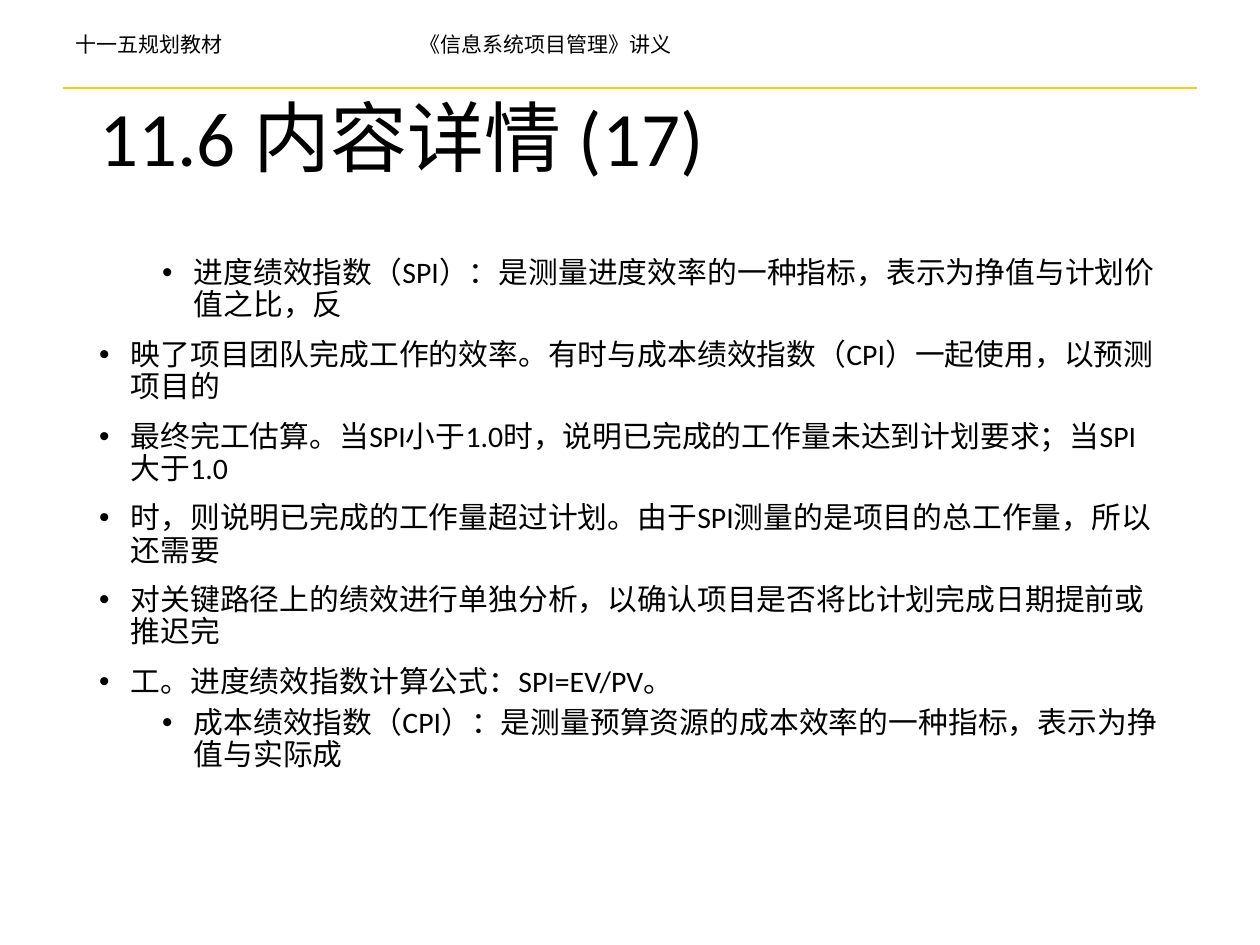
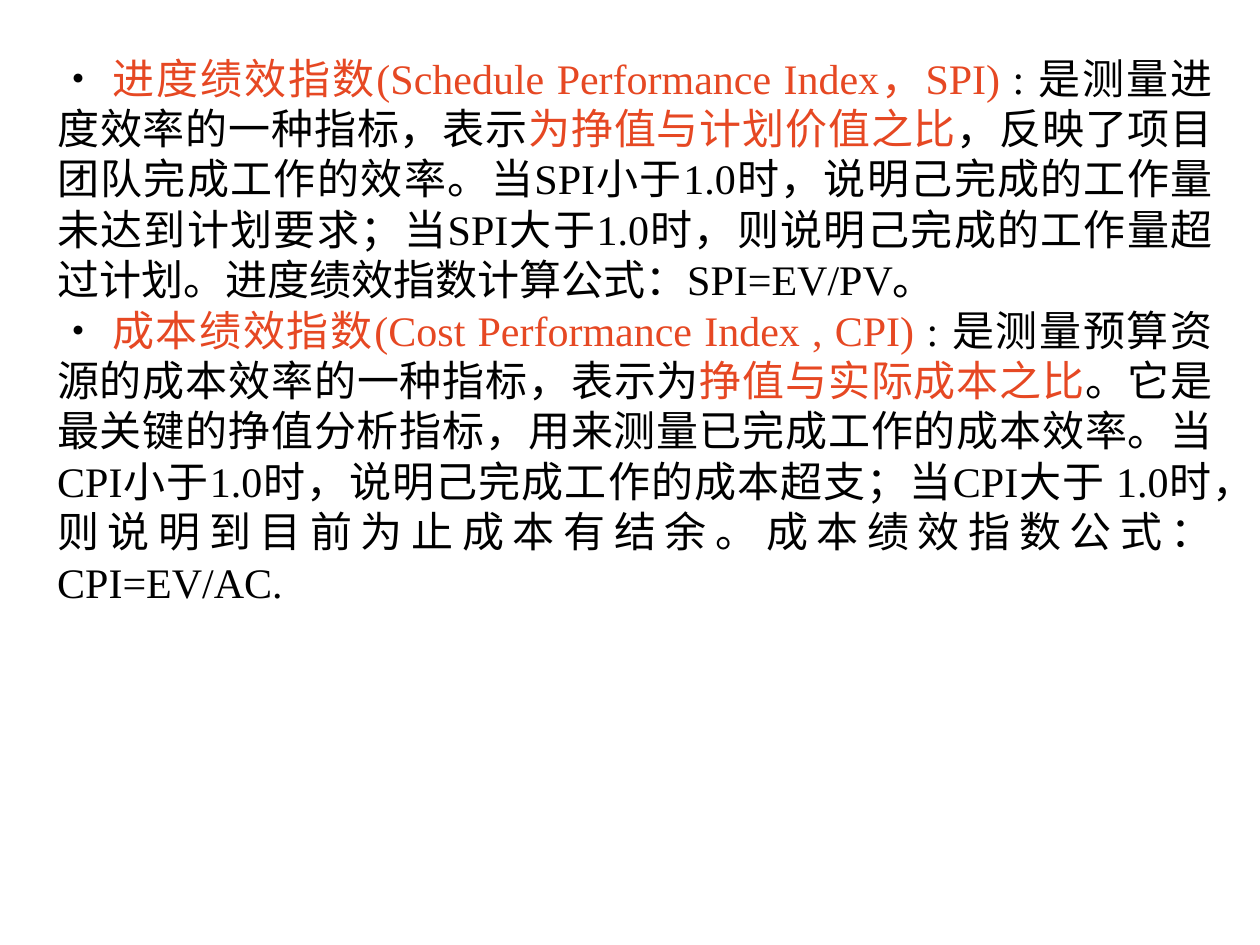
Before and after one commit to yanghui58/project_manager, a slide deck: slide 48 of 第5章 项目成本管理-yh.pptx (slide 63 before the commit). Drawn at 1260x945 pixels with LibreOffice and Linux fonts; fonts in the diff are those of the drawing; background and template pictures are left out. Boxes give left, top, right and bottom in pixels: in the first picture for what was removed or moved away, otherwise in the second. Text is boxed around its words. In the diff, an @@ line names an element or a change of style, - is before the commit and + after.

Commit message:
对项目成本管理进行了更新

```diff
--- a/第5章 项目成本管理-yh.pptx
+++ b/第5章 项目成本管理-yh.pptx
@@ text at box(57, 58, 1255, 599): text changed; size 17 to 24 pt; font Calibri to Times New Roman @@
-  • 进度绩效指数（SPI）：是测量进度效率的一种指标，表示为挣值与计划价值之比，反
-• 映了项目团队完成工作的效率。有时与成本绩效指数（CPI）一起使用，以预测项目的
-• 最终完工估算。当SPI小于1.0时，说明已完成的工作量未达到计划要求；当SPI大于1.0
-• 时，则说明已完成的工作量超过计划。由于SPI测量的是项目的总工作量，所以还需要
-• 对关键路径上的绩效进行单独分析，以确认项目是否将比计划完成日期提前或推迟完
-• 工。进度绩效指数计算公式：SPI=EV/PV。
-  • 成本绩效指数（CPI）：是测量预算资源的成本效率的一种指标，表示为挣值与实际成
+• 进度绩效指数(Schedule Performance Index，SPI) : 是测量进度效率的一种指标，表示为挣值与计划价值之比，反映了项目团队完成工作的效率。当SPI小于1.0时，说明己完成的工作量未达到计划要求；当SPI大于1.0时，则说明己完成的工作量超过计划。进度绩效指数计算公式：SPI=EV/PV。
+• 成本绩效指数(Cost Performance Index , CPI) : 是测量预算资源的成本效率的一种指标，表示为挣值与实际成本之比。它是最关键的挣值分析指标，用来测量已完成工作的成本效率。当CPI小于1.0时，说明己完成工作的成本超支；当CPI大于 1.0时，则说明到目前为止成本有结余。成本绩效指数公式： CPI=EV/AC.
@@ text removed at box(75, 34, 672, 54) @@
-十一五规划教材 《信息系统项目管理》讲义
@@ line removed from (63, 88) to (1197, 88) @@
@@ title removed at box(99, 88, 704, 177) @@
-11.6 内容详情 (17)
```
Also in this commit, not shown: 40 other slides changed, 11 slides added, 59 slides removed.
